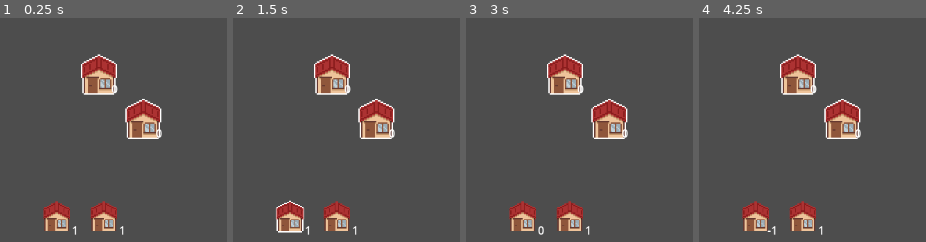
Above: before the commit, frames 1-4 (left to right).
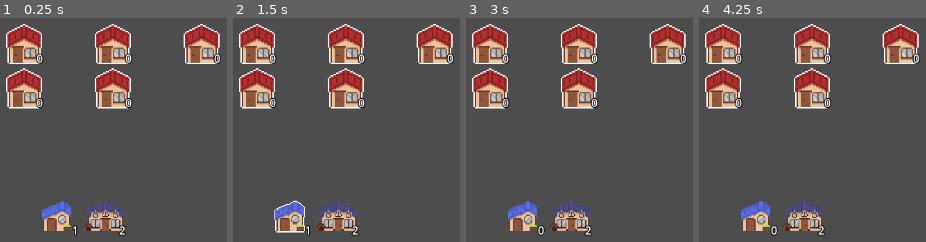
Above: after the commit, the same moments.

Repository: SimonPiCarter/GMTK2023
Game: Godot game, scene res://scene/test/test_grid.tscn
The game is run twice, just before and just after one commit, with the same random seed, the same clock (stepped at 60 frames per second) and the same inputs.
Inputs (mouse positions are in pixels of both pictures, inside the frame that each line leads up to):
- Up to frame 1 (0.25 s): no input
- Up to frame 2 (1.5 s): click (289, 215) at 0.5 s; click (289, 215) at 1.25 s
- Up to frame 3 (3 s): click (522, 215) at 2 s; tap Enter at 2.75 s; move the mouse to (outside the picture) at 2.77 s; click (outside the picture) at 2.92 s
- Up to frame 4 (4.25 s): tap Space at 3.5 s; move the mouse to (708, 29) at 3.52 s; click (708, 29) at 3.67 s

The runs differ from the first frame. In frame 1, 19% of the frame differs, in the area x 2-98%, y 2-98%; in frame 2, 19%; in frame 3, 19%; in frame 4, 19%.

Commit message:
improved display

Diff:
--- /dev/null
+++ b/resources/objects/house1.tres
@@ -0,0 +1,7 @@
+[gd_resource type="AtlasTexture" load_steps=2 format=3 uid="uid://bsced5buarnc5"]
+
+[ext_resource type="Texture2D" uid="uid://btpe0jiktbe7t" path="res://resources/test_sprite_maison.png" id="1_3r56h"]
+
+[resource]
+atlas = ExtResource("1_3r56h")
+region = Rect2(0, 0, 40, 40)
--- /dev/null
+++ b/resources/objects/house2.tres
@@ -0,0 +1,7 @@
+[gd_resource type="AtlasTexture" load_steps=2 format=3 uid="uid://ks7pbmb4e3ix"]
+
+[ext_resource type="Texture2D" uid="uid://btpe0jiktbe7t" path="res://resources/test_sprite_maison.png" id="1_fy2me"]
+
+[resource]
+atlas = ExtResource("1_fy2me")
+region = Rect2(40, 0, 40, 40)
--- /dev/null
+++ b/resources/objects/house3.tres
@@ -0,0 +1,7 @@
+[gd_resource type="AtlasTexture" load_steps=2 format=3 uid="uid://crrgd3pvx7ijc"]
+
+[ext_resource type="Texture2D" uid="uid://btpe0jiktbe7t" path="res://resources/test_sprite_maison.png" id="1_8r4xg"]
+
+[resource]
+atlas = ExtResource("1_8r4xg")
+region = Rect2(80, 0, 40, 40)
--- /dev/null
+++ b/resources/objects/house4.tres
@@ -0,0 +1,7 @@
+[gd_resource type="AtlasTexture" load_steps=2 format=3 uid="uid://bkcfd57qa8en8"]
+
+[ext_resource type="Texture2D" uid="uid://btpe0jiktbe7t" path="res://resources/test_sprite_maison.png" id="1_8xg6k"]
+
+[resource]
+atlas = ExtResource("1_8xg6k")
+region = Rect2(120, 0, 40, 40)
--- a/scene/UI/item.gd
+++ b/scene/UI/item.gd
@@ -1,15 +1,21 @@
 class_name Item extends Control
 
 var object : GridObject = preload("res://scene/objects/LineXObject.tscn").instantiate()
+
+@export var qty : int = 1
+@export var size_x : int = 0
+@export var texture : Texture = preload("res://resources/objects/house2.tres")
 
 @onready var tex = $tex
 @onready var qty_label = $qty_label
 
 func _ready():
-	object.qty = 1
-	object.size_x = 0
+	object.qty = qty
+	object.size_x = size_x
+
 	qty_label.text = String.num_int64(object.qty)
 
+	tex.texture_normal = texture
 
 func use():
 	object.qty -= 1
--- a/scene/UI/item.tscn
+++ b/scene/UI/item.tscn
@@ -47,6 +47,9 @@
 anchor_bottom = 1.0
 grow_horizontal = 2
 grow_vertical = 2
+theme_override_colors/font_outline_color = Color(0, 0, 0, 1)
+theme_override_constants/outline_size = 5
+theme_override_constants/shadow_outline_size = 0
 text = "0"
 horizontal_alignment = 2
 vertical_alignment = 2
--- a/scene/grid/Case.gd
+++ b/scene/grid/Case.gd
@@ -2,12 +2,14 @@
 
 var in_flame : bool = false
 var timer : int = 0
-var fire_duration : int = 5
+var fire_duration : int = 3
 
 var empty = false
 
 @onready var area = $Area
 @onready var label = $Label
+@onready var item = $item
+@onready var touched = $touched
 
 # Called when the node enters the scene tree for the first time.
 func _ready():
--- a/scene/grid/Case.tscn
+++ b/scene/grid/Case.tscn
@@ -36,4 +36,20 @@
 offset_top = 10.0
 offset_right = 32.0
 offset_bottom = 36.0
+theme_override_colors/font_outline_color = Color(0, 0, 0, 1)
+theme_override_constants/outline_size = 5
 text = "0"
+
+[node name="touched" type="ColorRect" parent="."]
+visible = false
+offset_left = -31.0
+offset_top = -31.0
+offset_right = 31.0
+offset_bottom = 31.0
+mouse_filter = 2
+color = Color(1, 0, 0, 0.439216)
+
+[node name="item" type="Sprite2D" parent="."]
+visible = false
+modulate = Color(1, 1, 1, 0.560784)
+texture_filter = 1
--- a/scene/grid/Grid.gd
+++ b/scene/grid/Grid.gd
@@ -2,6 +2,9 @@
 
 @export
 var SIZE = 64
+
+@onready var area = $Area
+@onready var shape = $Area/shape
 
 # internal data
 var data : Array[Case] = []
@@ -10,6 +13,8 @@
 var size_y = 0
 
 signal case_clicked(x : int, y : int)
+signal case_entered(x : int, y : int)
+signal case_exited(x : int, y : int)
 
 func resize(x, y):
 	for elt in data:
@@ -18,14 +23,26 @@
 
 	size_x = x
 	size_y = y
+
 	for i in range(0, x):
 		for j in range(0, y):
 			var node = preload("res://scene/grid/Case.tscn").instantiate()
 			add_child(node)
 			node.position = Vector2(i*SIZE, j*SIZE)
 			node.area.input_event.connect(click.bind(i,j))
+			node.area.mouse_entered.connect(entered.bind(i,j))
+			node.area.mouse_exited.connect(exited.bind(i,j))
 			node.set_empty(true)
 			data.push_back(node)
+
+	shape.shape.size.x = size_x * SIZE
+	shape.shape.size.y = size_y * SIZE
+	area.position.x = size_x * SIZE / 2
+	area.position.y = size_y * SIZE / 2
+	area.mouse_exited.connect(exited_completely)
+
+func exited_completely():
+	reset_all_markers()
 
 func get_elt(x, y) -> Case:
 	return data[x*size_y + y]
@@ -36,11 +53,20 @@
 
 func click(_viewport, event, _shape_idx, i ,j):
 	if event is InputEventMouseButton and event.pressed:
-		#get_elt(i, j).start_fire()
 		case_clicked.emit(i, j)
+
+func entered(i ,j):
+	case_entered.emit(i, j)
+
+func exited(i ,j):
+	case_exited.emit(i, j)
 
 func check_all_case_on_fire() -> bool:
 	for elt in data:
 		if not elt.empty and not elt.in_flame:
 			return false
 	return true
+
+func reset_all_markers():
+	for elt in data:
+		elt.touched.hide()
--- a/scene/grid/Grid.tscn
+++ b/scene/grid/Grid.tscn
@@ -1,6 +1,13 @@
-[gd_scene load_steps=2 format=3 uid="uid://lau331aol4pc"]
+[gd_scene load_steps=3 format=3 uid="uid://lau331aol4pc"]
 
 [ext_resource type="Script" path="res://scene/grid/Grid.gd" id="1_6rwmy"]
 
+[sub_resource type="RectangleShape2D" id="RectangleShape2D_i1mra"]
+
 [node name="Grid" type="Node2D"]
 script = ExtResource("1_6rwmy")
+
+[node name="Area" type="Area2D" parent="."]
+
+[node name="shape" type="CollisionShape2D" parent="Area"]
+shape = SubResource("RectangleShape2D_i1mra")
--- a/scene/test/test_grid.gd
+++ b/scene/test/test_grid.gd
@@ -5,19 +5,26 @@
 
 var current_item : Item = null
 
+var grid_margin = 20
+
 # Called when the node enters the scene tree for the first time.
 func _ready():
 	$Grid.resize(5,5)
-	$Grid.position = Vector2($Grid.SIZE/2,$Grid.SIZE/2)
+	$Grid.position = Vector2($Grid.SIZE/2 + grid_margin,$Grid.SIZE/2 + grid_margin)
 
+	$Grid.get_elt(0, 1).set_empty(false)
+	$Grid.get_elt(2, 1).set_empty(false)
+	$Grid.get_elt(4, 1).set_empty(false)
 	$Grid.get_elt(2, 2).set_empty(false)
-	$Grid.get_elt(3, 3).set_empty(false)
+	$Grid.get_elt(0, 2).set_empty(false)
 
 	$Step.pressed.connect($Grid.decrease_timer)
 	item1.tex.pressed.connect(objX)
 	item2.tex.pressed.connect(objY)
 
 	$Grid.case_clicked.connect(clicked)
+	$Grid.case_entered.connect(entered)
+	$Grid.case_exited.connect(exited)
 
 func objX():
 	reset_all_items()
@@ -39,14 +46,33 @@
 			case.start_fire()
 
 		current_item.use()
-		current_obj = null
-
-		$Grid.decrease_timer()
+		current_item = null
 
 		if $Grid.check_all_case_on_fire():
 			$win_screen.show()
+		else:
+			$Grid.decrease_timer()
 
 	reset_all_items()
+	$Grid.reset_all_markers()
+	$Grid.get_elt(x,y).item.hide()
+
+func entered(x, y):
+	if current_item:
+		$Grid.reset_all_markers()
+
+		var cases = current_item.object.get_case(Vector2(x,y), $Grid)
+		for case in cases:
+			case.touched.show()
+
+		$Grid.get_elt(x,y).item.texture = current_item.texture
+		$Grid.get_elt(x,y).item.show()
+
+	else:
+		$Grid.get_elt(x,y).item.hide()
+
+func exited(x, y):
+	$Grid.get_elt(x,y).item.hide()
 
 func reset_all_items():
 	item1.tex.material.set_shader_parameter("width", 0.)
--- a/scene/test/test_grid.tscn
+++ b/scene/test/test_grid.tscn
@@ -1,8 +1,9 @@
-[gd_scene load_steps=4 format=3 uid="uid://c4npg4r6laa6h"]
+[gd_scene load_steps=5 format=3 uid="uid://c4npg4r6laa6h"]
 
 [ext_resource type="PackedScene" uid="uid://lau331aol4pc" path="res://scene/grid/Grid.tscn" id="1_k1f0o"]
 [ext_resource type="Script" path="res://scene/test/test_grid.gd" id="1_v83je"]
 [ext_resource type="PackedScene" uid="uid://bqa3dwbfunnwv" path="res://scene/UI/item.tscn" id="3_mc4wm"]
+[ext_resource type="Texture2D" uid="uid://bkcfd57qa8en8" path="res://resources/objects/house4.tres" id="4_k3cfp"]
 
 [node name="test_grid" type="Node2D"]
 script = ExtResource("1_v83je")
@@ -39,3 +40,6 @@
 
 [node name="item2" parent="box" instance=ExtResource("3_mc4wm")]
 layout_mode = 2
+qty = 2
+size_x = 1
+texture = ExtResource("4_k3cfp")
